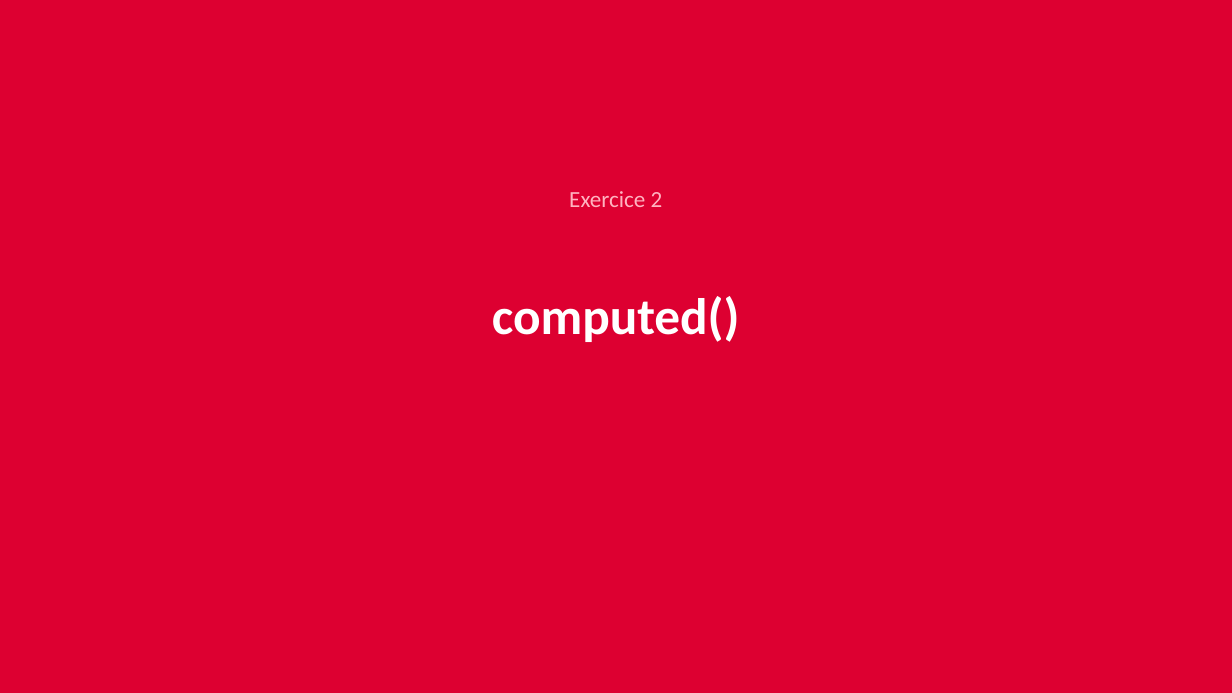
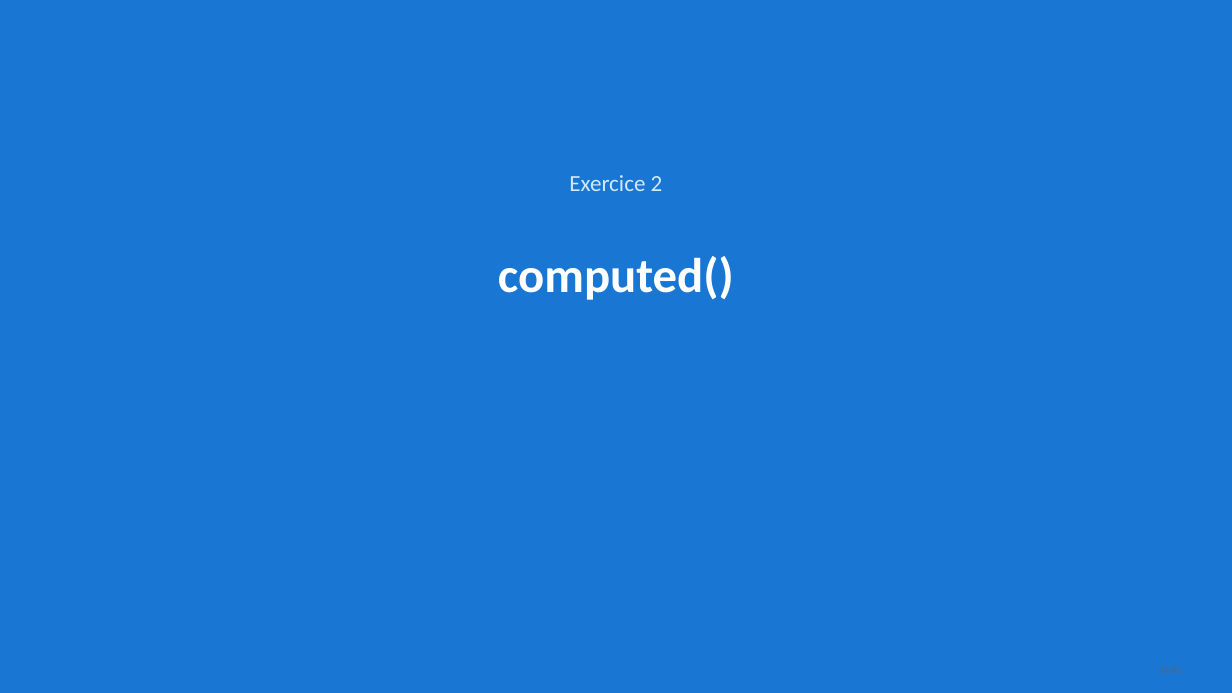
Before and after one commit to AchrafSlaoui/dojo-angular, a slide deck: slide 14 of docs/dojo-signals.pptx (slide 11 before the commit). Drawn at 1232x693 pixels with LibreOffice and Linux fonts; fonts in the diff are those of the drawing. Boxes give left, top, right and bottom in pixels: in the first picture for what was removed or moved away, otherwise in the second. Text is boxed around its words. In the diff, an @@ line names an element or a change of style, - is before the commit and + after.

```diff
--- a/docs/dojo-signals.pptx
+++ b/docs/dojo-signals.pptx
@@ background #DD0031 to #1976D2 @@
@@ text "Exercice 2": place and size @@
-text "Exercice 2" at (569,191,663,207)
+text "Exercice 2" at (569,175,663,191)
@@ text "Exercice 2" at (569,175,663,191): text colour #FFB3C0 to #CFE8FF @@
@@ text "computed()": place and size @@
-text "computed()" at (492,296,740,342)
+text "computed()" at (498,256,734,300)
@@ text "computed()" at (498,256,734,300): size 40 to 38 pt @@
```
Also in this commit, not shown: 14 other slides changed, 46 slides added, 14 slides removed, 2 other files.
